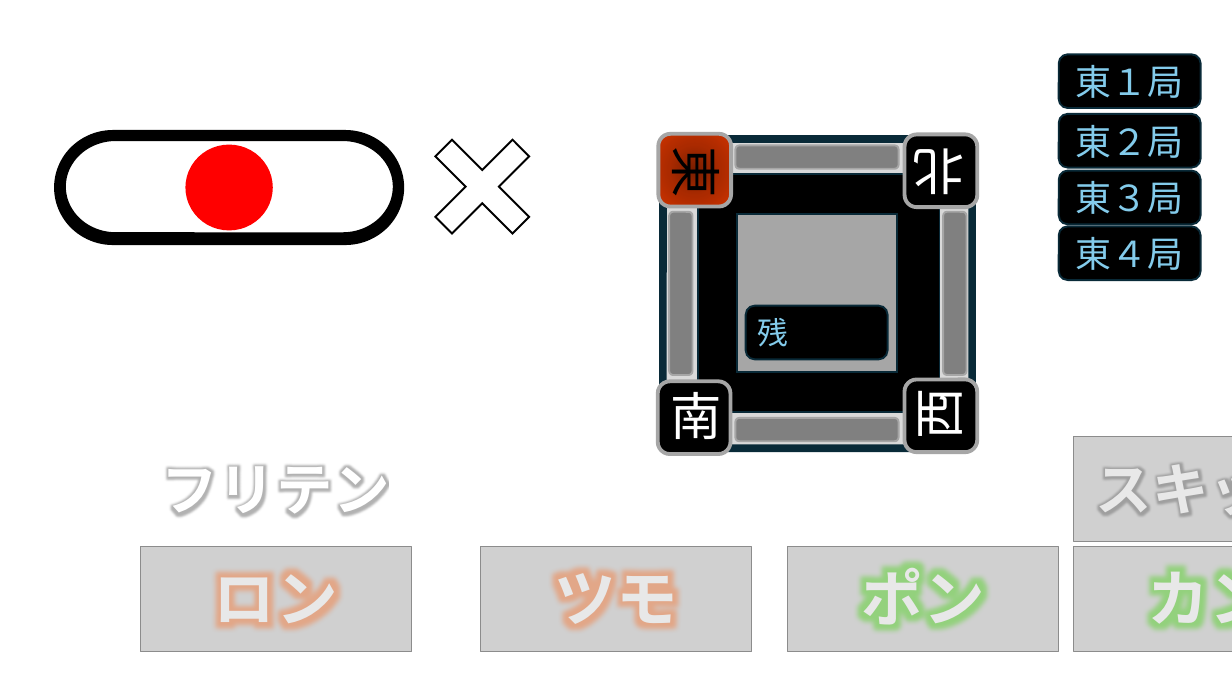
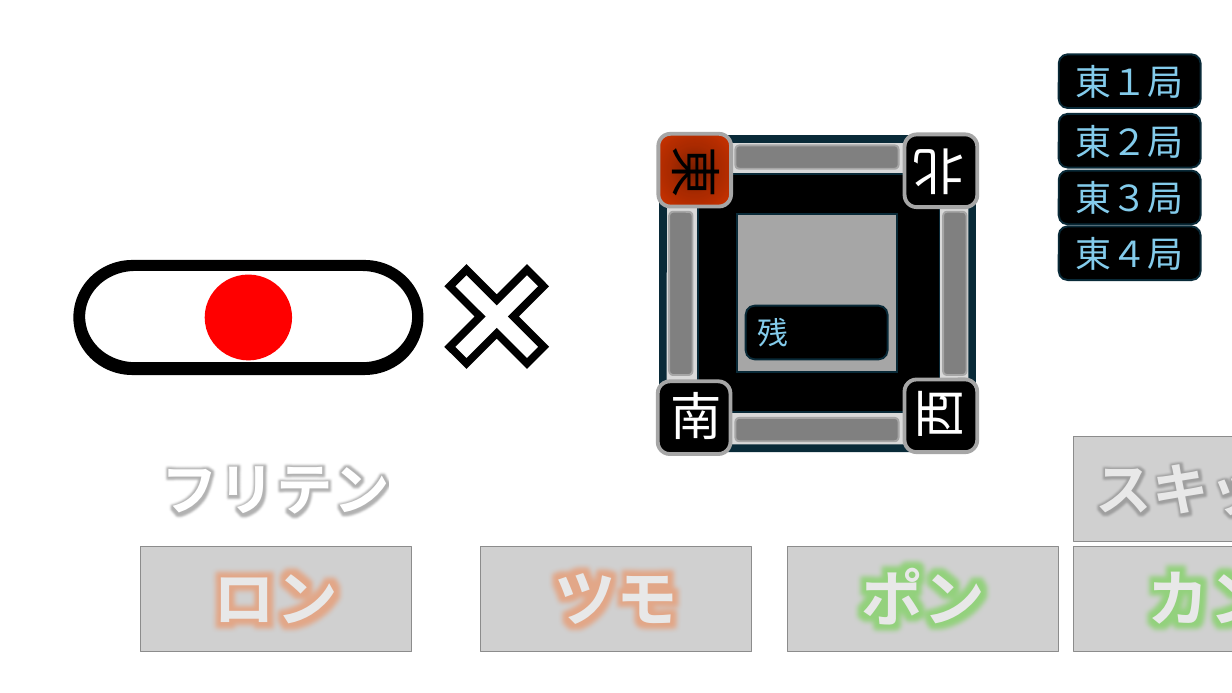
Before and after one commit to dan0228/Four_Tiles_Mahjong, a slide deck: slide 1 of Picture/図作成用.pptx. Drawn at 1232x693 pixels with LibreOffice and Linux fonts; fonts in the diff are those of the drawing; grey boxes stand for pictures. Boxes give left, top, right and bottom in pixels: in the first picture for what was removed or moved away, otherwise in the second. Text is boxed around its words. In the diff, an @@ line names an element or a change of style, - is before the commit and + after.

```diff
--- a/Picture/図作成用.pptx
+++ b/Picture/図作成用.pptx
@@ plus: place and size @@
-plus at (405,110,560,264)
+plus at (420,240,574,394)
@@ plus at (420,240,574,394): outline #000000 1.5 pt to #000000 6 pt @@
@@ 2 pill shapes, 1 ellipse: place and size @@
-2 pill shapes, 1 ellipse at (58,134,401,241)
+2 pill shapes, 1 ellipse at (78,264,421,372)
```
Also in this commit, not shown: 1 slide added, 1 slide removed, 14 other files.
